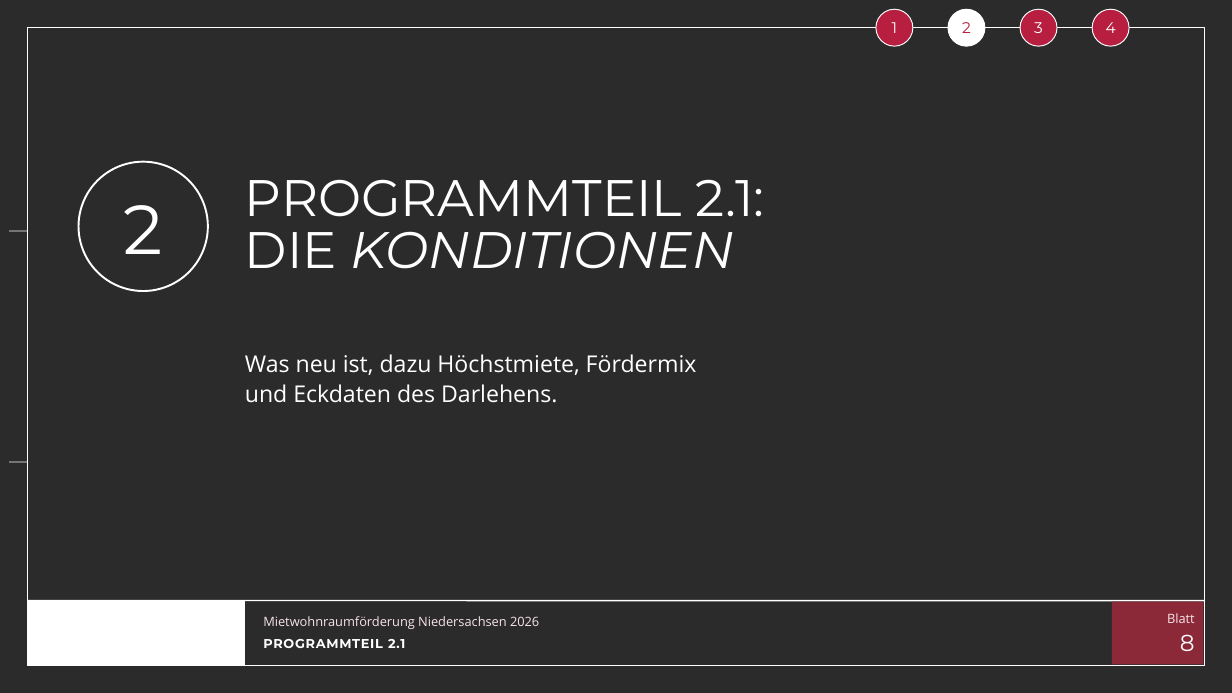
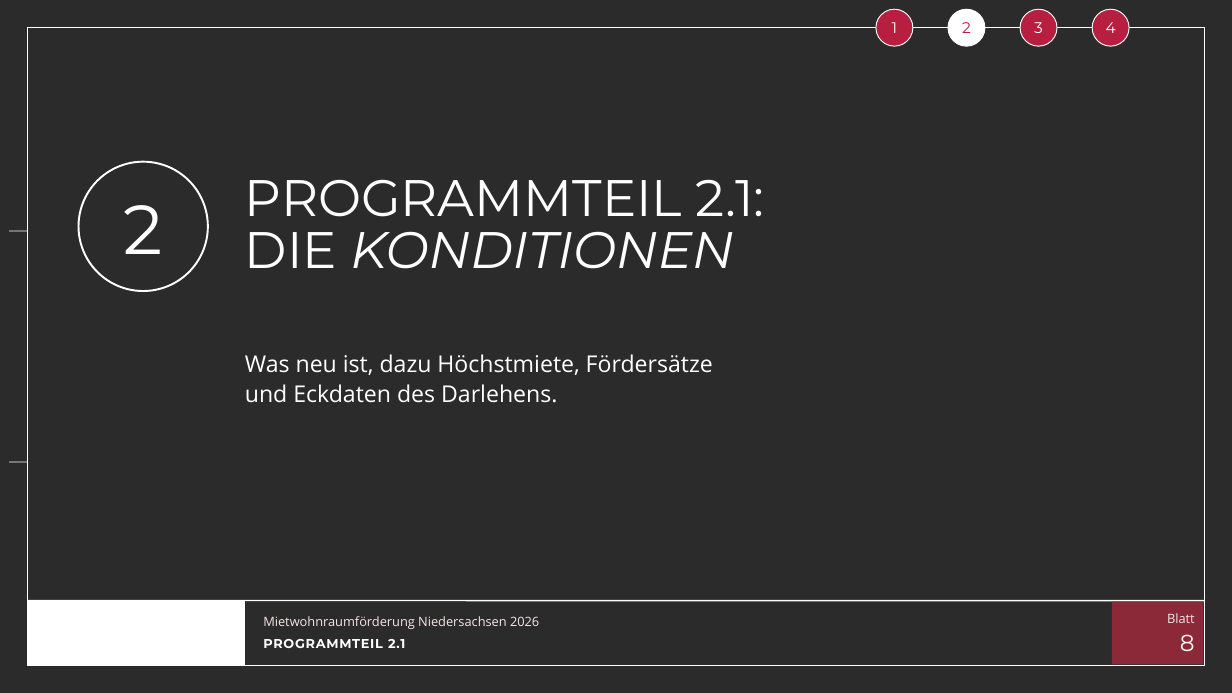
Before and after one commit to vgedaschko/NBank, a slide deck: slide 8 of praesentation/dist/PGN-Mietwohnraumfoerderung-Niedersachsen-2026-Vortrag.pptx. Drawn at 1232x693 pixels with LibreOffice and Linux fonts; fonts in the diff are those of the drawing; background and template pictures are left out; a plain dark background stands for a picture behind light text. Boxes give left, top, right and bottom in pixels: in the first picture for what was removed or moved away, otherwise in the second. Text is boxed around its words. In the diff, an @@ line names an element or a change of style, - is before the commit and + after.

```diff
--- a/praesentation/dist/PGN-Mietwohnraumfoerderung-Niedersachsen-2026-Vortrag.pptx
+++ b/praesentation/dist/PGN-Mietwohnraumfoerderung-Niedersachsen-2026-Vortrag.pptx
@@ text at (245,354,713,375): text changed @@
-Was neu ist, dazu Höchstmiete, Fördermix
+Was neu ist, dazu Höchstmiete, Fördersätze
```
Also in this commit, not shown: 9 other slides changed, 14 other files.
